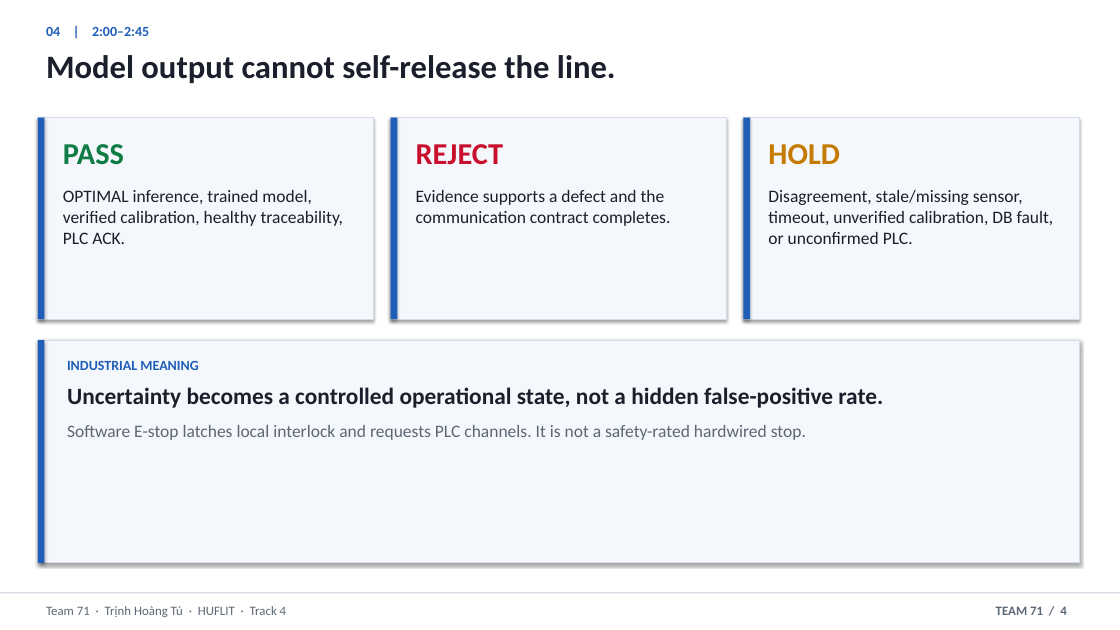
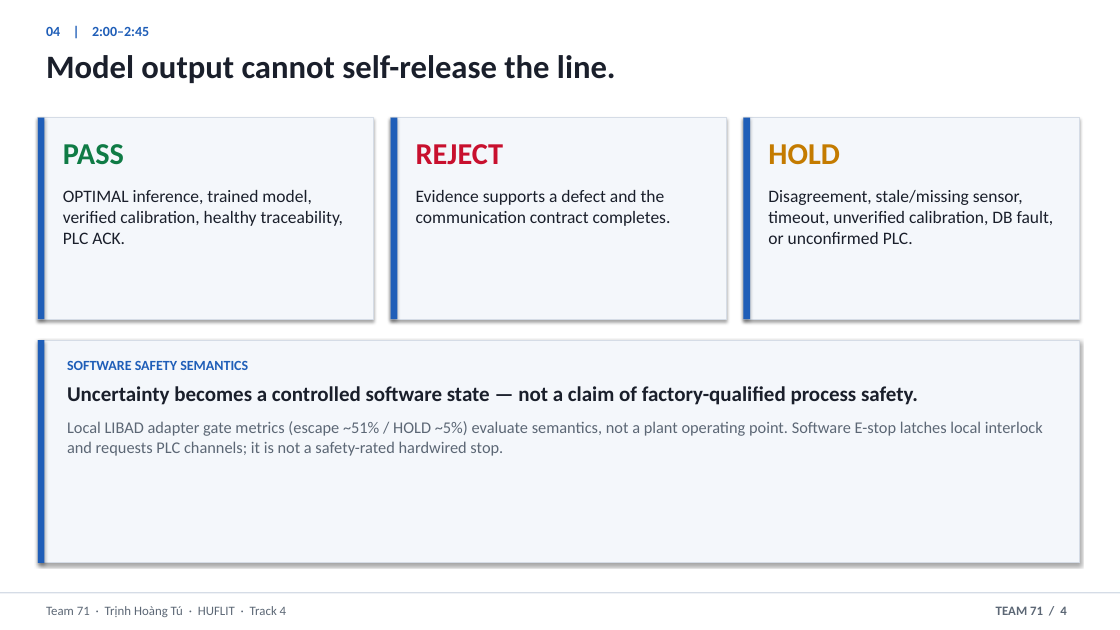
Before and after one commit to thtcsec/securecoating-vision, a slide deck: slide 4 of SecureCoating-Vision_Final_Defense_6min.pptx. Drawn at 1120x630 pixels with LibreOffice and Linux fonts; fonts in the diff are those of the drawing. Boxes give left, top, right and bottom in pixels: in the first picture for what was removed or moved away, otherwise in the second. Text is boxed around its words. In the diff, an @@ line names an element or a change of style, - is before the commit and + after.

```diff
--- a/SecureCoating-Vision_Final_Defense_6min.pptx
+++ b/SecureCoating-Vision_Final_Defense_6min.pptx
@@ text at bbox=[67, 361, 1043, 456]: text changed; size 15 to 14 pt; bold off @@
-INDUSTRIAL MEANING
-Uncertainty becomes a controlled operational state, not a hidden false-positive rate.
-Software E-stop latches local interlock and requests PLC channels. It is not a safety-rated hardwired stop.
+SOFTWARE SAFETY SEMANTICS
+Uncertainty becomes a controlled software state — not a claim of factory-qualified process safety.
+Local LIBAD adapter gate metrics (escape ~51% / HOLD ~5%) evaluate semantics, not a plant operating point. Software E-stop latches local interlock and requests PLC channels; it is not a safety-rated hardwired stop.
```
Also in this commit, not shown: 2 other slides changed, 6 other files.
